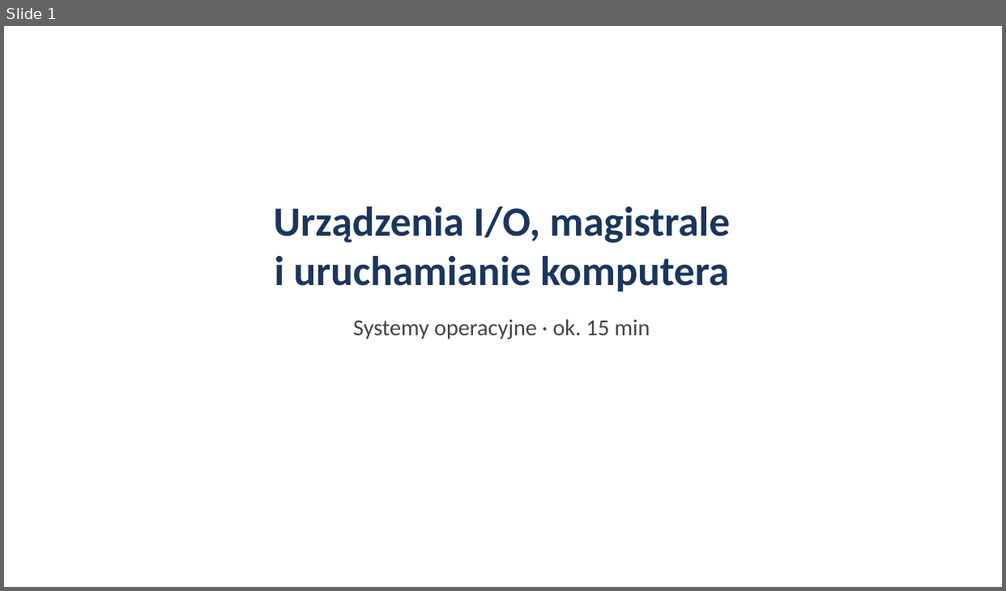
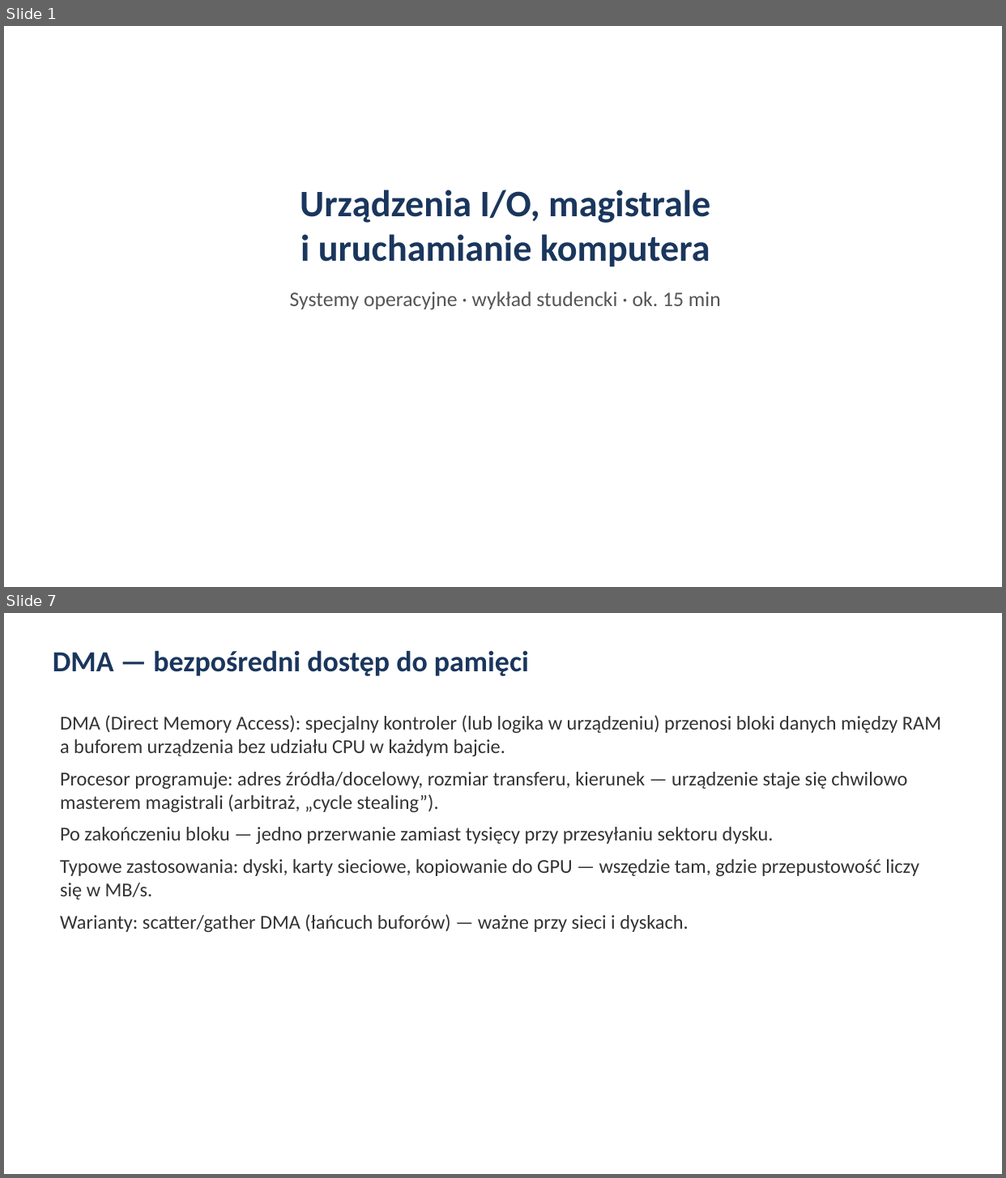
Before and after one commit to PL77239/RESEARCH, a slide deck: prezentacja/prezentacja-os.pptx. Shown one above the other, each under a label of ours: slide 1 before the commit, slides 1 and 7 after it; the slides between them are not shown. The pictures are 1006x591 and 1006x1178 pixels, drawn with LibreOffice and Linux fonts; fonts in the diff are those of the drawing. Boxes give left, top, right and bottom in pixels: in the first picture for what was removed or moved away, otherwise in the second. Text is boxed around its words. In the diff, an @@ line names an element or a change of style, - is before the commit and + after.

```diff
--- a/prezentacja/prezentacja-os.pptx
+++ b/prezentacja/prezentacja-os.pptx
@@ slide 7 added at (4,613,1002,1174), background #FFFFFF @@
@@ text added at (53,650,529,676), 28 pt, text #1A365D, bold @@
+DMA — bezpośredni dostęp do pamięci
@@ text added at (60,715,941,932), 19 pt, text #333333 @@
+DMA (Direct Memory Access): specjalny kontroler (lub logika w urządzeniu) przenosi bloki danych między RAM a buforem urządzenia bez udziału CPU w każdym bajcie.
+Procesor programuje: adres źródła/docelowy, rozmiar transferu, kierunek — urządzenie staje się chwilowo masterem magistrali (arbitraż, „cycle stealing”).
+Po zakończeniu bloku — jedno przerwanie zamiast tysięcy przy przesyłaniu sektoru dysku.
+Typowe zastosowania: dyski, karty sieciowe, kopiowanie do GPU — wszędzie tam, gdzie przepustowość liczy się w MB/s.
+Warianty: scatter/gather DMA (łańcuch buforów) — ważne przy sieci i dyskach.
@@ slide 1 changed as well @@
@@ text "Urządzenia I/O, magistrale i uruchamianie ...": place and size @@
-text "Urządzenia I/O, magistrale i uruchamianie ..." at (274,207,730,339)
+text "Urządzenia I/O, magistrale i uruchamianie ..." at (290,190,721,310)
@@ text at (300,190,710,267): size 40 to 36 pt in "Urządzenia I/O, magistrale i uruchamianie komputera" @@
@@ text at (290,292,721,310): text changed; size 22 to 20 pt; text colour #444444 to #555555 @@
-Systemy operacyjne · ok. 15 min
+Systemy operacyjne · wykład studencki · ok. 15 min
```
Also in this commit, not shown: 1 other slide changed, 20 other slides added, 15 slides removed.
